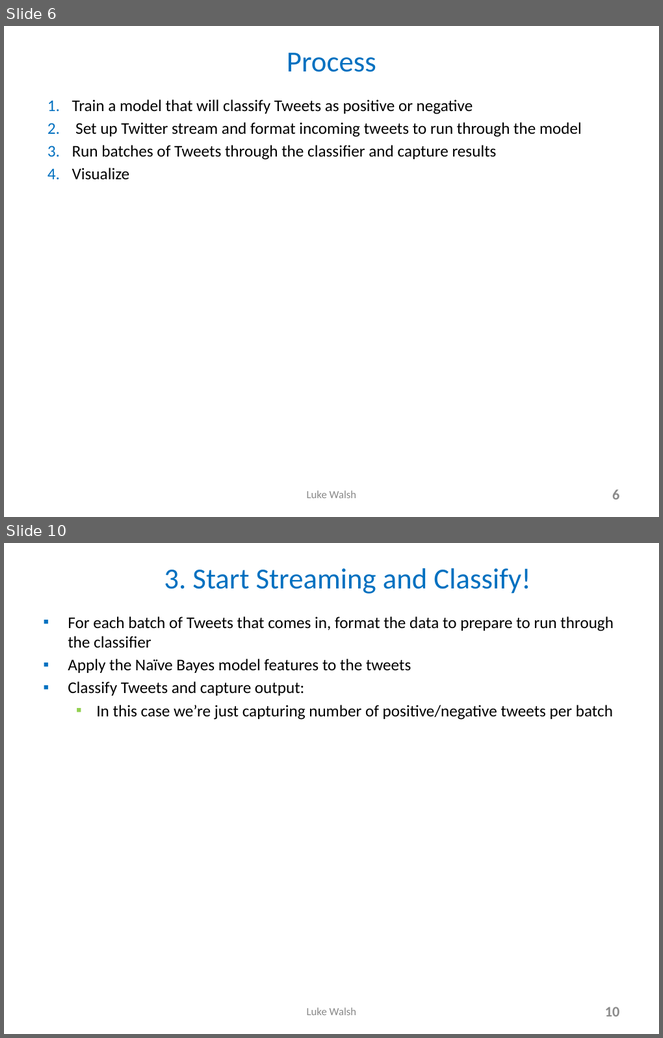
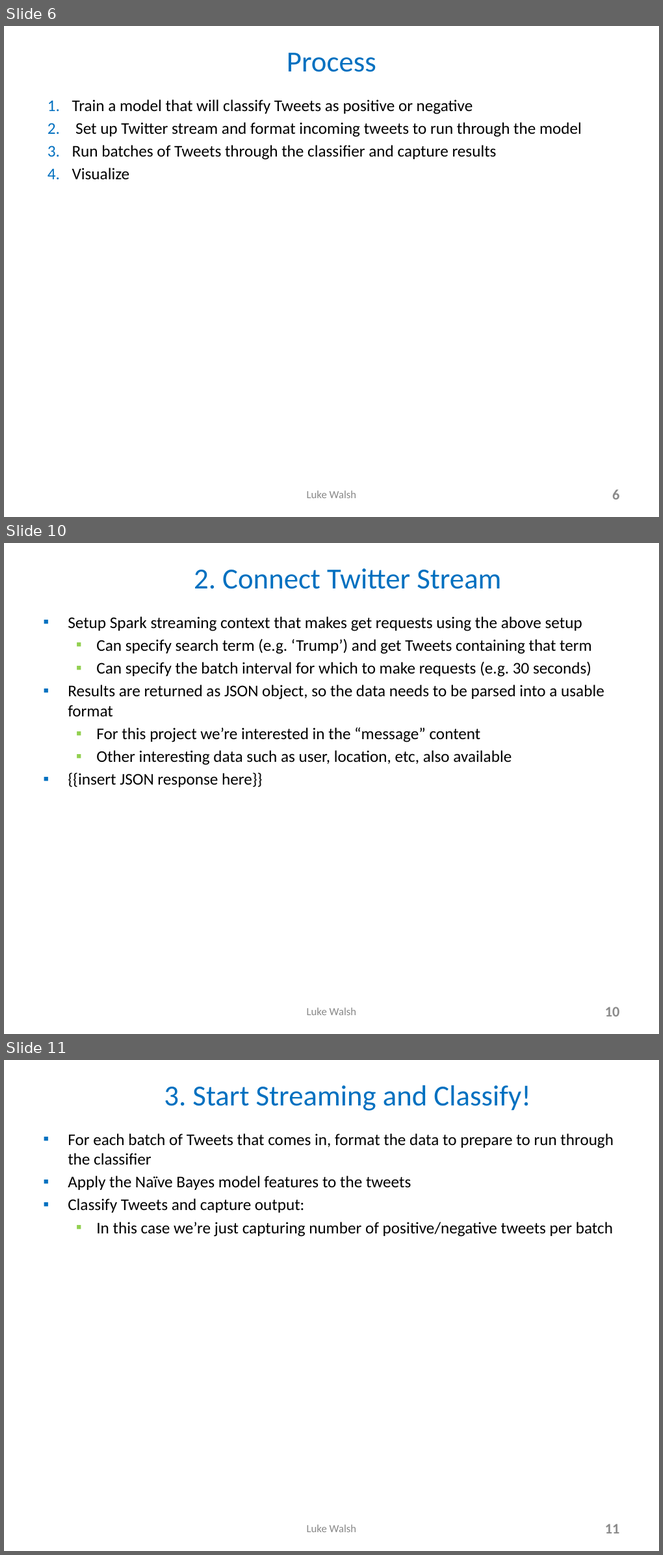
Before and after one commit to lukewalshct/Twitter_Sentiment, a slide deck: Spark_Streaming_NLTK_LWalsh_15min.pptx. Shown one above the other, each under a label of ours: slides 6 and 10 before the commit, slides 6, 10 and 11 after it; the slides between them are not shown. The pictures are 663x1038 and 663x1555 pixels, drawn with LibreOffice and Linux fonts; fonts in the diff are those of the drawing. Boxes give left, top, right and bottom in pixels: in the first picture for what was removed or moved away, otherwise in the second. Text is boxed around its words. In the diff, an @@ line names an element or a change of style, - is before the commit and + after.

```diff
--- a/Spark_Streaming_NLTK_LWalsh_15min.pptx
+++ b/Spark_Streaming_NLTK_LWalsh_15min.pptx
@@ slide 10 added at (x1=4, y1=543, x2=659, y2=1034), background #FFFFFF @@
@@ title added at (x1=194, y1=568, x2=501, y2=589), 32 pt, text #0070C0 @@
+  2. Connect Twitter Stream
@@ text added at (x1=68, y1=616, x2=605, y2=787), 18 pt, text #000000 @@
+▪ Setup Spark streaming context that makes get requests using the above setup
+  ▪ Can specify search term (e.g. ‘Trump’) and get Tweets containing that term
+  ▪ Can specify the batch interval for which to make requests (e.g. 30 seconds)
+▪ Results are returned as JSON object, so the data needs to be parsed into a usable format
+  ▪ For this project we’re interested in the “message” content
+  ▪ Other interesting data such as user, location, etc, also available
+▪ {{insert JSON response here}}
@@ text added at (x1=307, y1=1008, x2=357, y2=1016), 12 pt, text #898989 @@
+Luke Walsh
@@ page number added at (x1=605, y1=1007, x2=620, y2=1017), 16 pt, text #8C8C8C, bold @@
+10
@@ what was slide 10 is now slide 11 @@
@@ page number at (x1=605, y1=1524, x2=620, y2=1534): text changed @@
-10
+11
```
Also in this commit, not shown: 4 slides changed, 2 other slides added, 1 other file.
